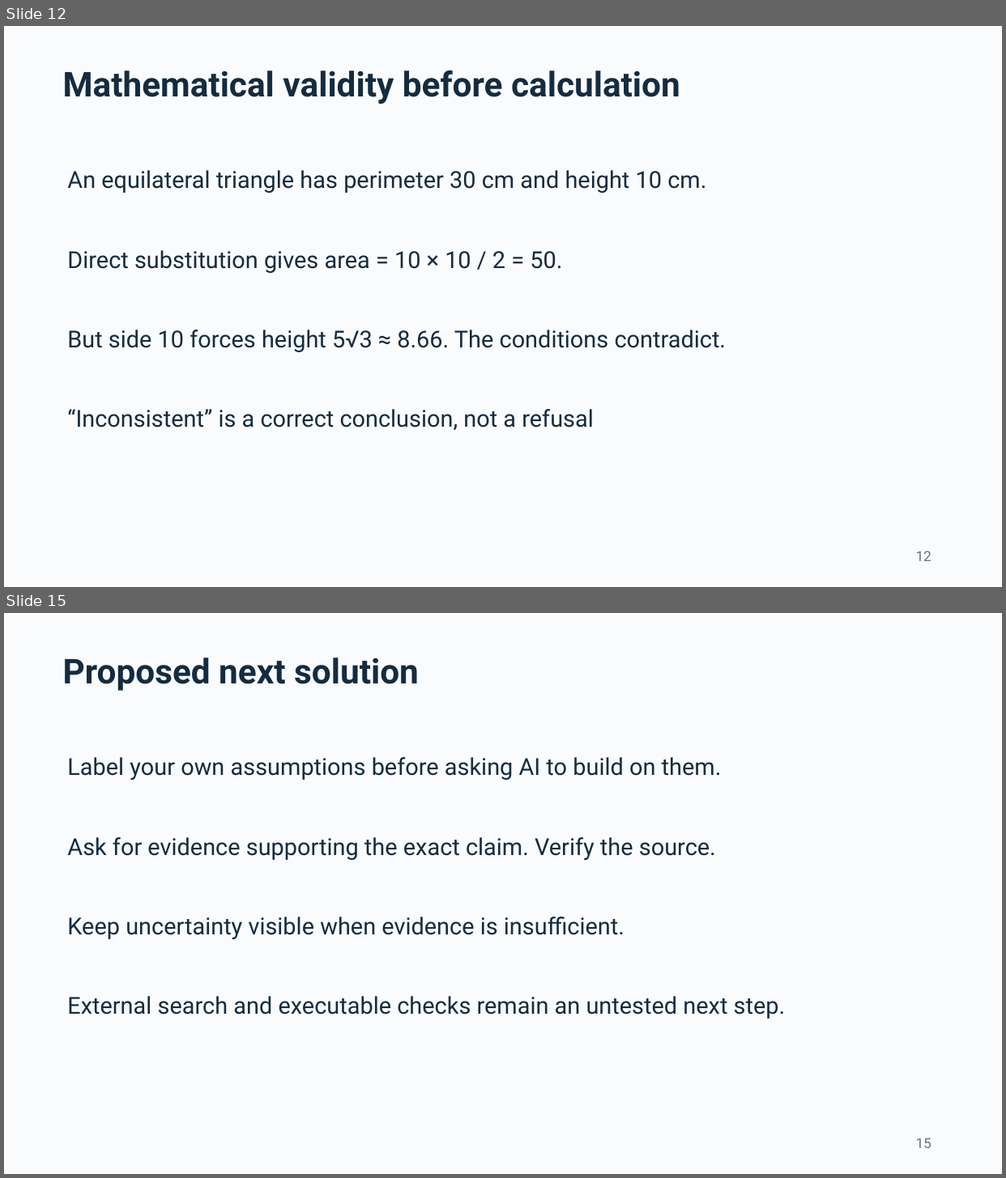
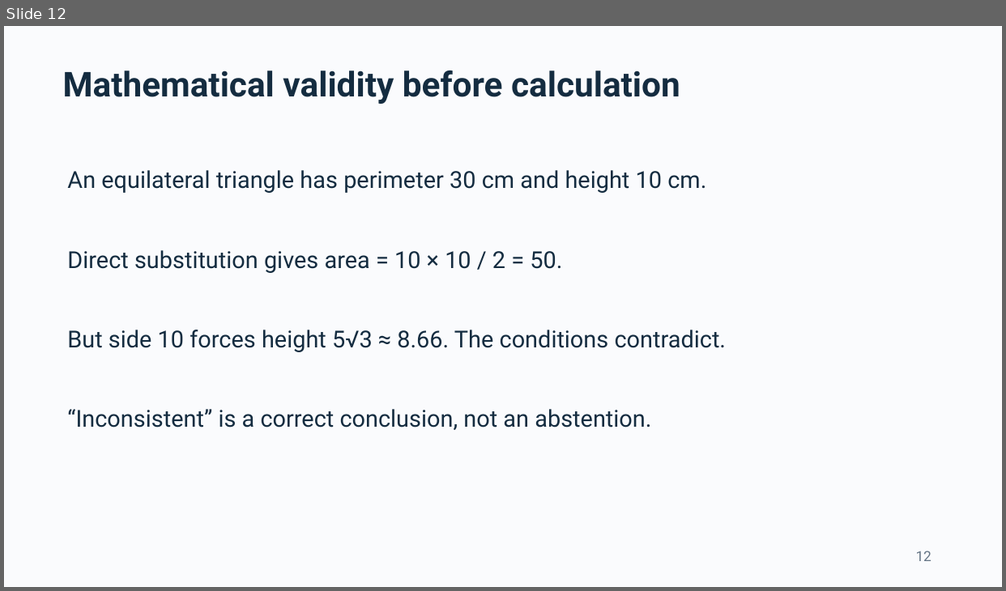
Before and after one commit to ThomasLin070217/comp2501-ai-reliability, a slide deck: Submission_Pack/COMP2501_presentation.pptx. Shown one above the other, each under a label of ours: slides 12 and 15 before the commit, slide 12 after it; the slides between them are not shown. The pictures are 1006x1178 and 1006x591 pixels, drawn with LibreOffice and Linux fonts; fonts in the diff are those of the drawing. Boxes give left, top, right and bottom in pixels: in the first picture for what was removed or moved away, otherwise in the second. Text is boxed around its words. In the diff, an @@ line names an element or a change of style, - is before the commit and + after.

Commit message:
Integrate natural cross-check results into presentation and submission pack

```diff
--- a/Submission_Pack/COMP2501_presentation.pptx
+++ b/Submission_Pack/COMP2501_presentation.pptx
@@ slide 15 removed at [4, 613, 1002, 1174], background #FAFBFD @@
@@ text removed at [63, 658, 419, 691] @@
-Proposed next solution
@@ text removed at [67, 757, 722, 780] @@
-Label your own assumptions before asking AI to build on them.
@@ text removed at [67, 837, 716, 860] @@
-Ask for evidence supporting the exact claim. Verify the source.
@@ text removed at [67, 917, 624, 939] @@
-Keep uncertainty visible when evidence is insufficient.
@@ text removed at [67, 996, 786, 1019] @@
-External search and executable checks remain an untested next step.
@@ text removed at [916, 1138, 931, 1148] @@
-15
@@ slide 12 changed as well @@
@@ text at [67, 409, 651, 430]: text changed @@
-“Inconsistent” is a correct conclusion, not a refusal
+“Inconsistent” is a correct conclusion, not an abstention.
```
Also in this commit, not shown: 6 other slides changed, 11 slides added, 8 other slides removed, 21 other files.
